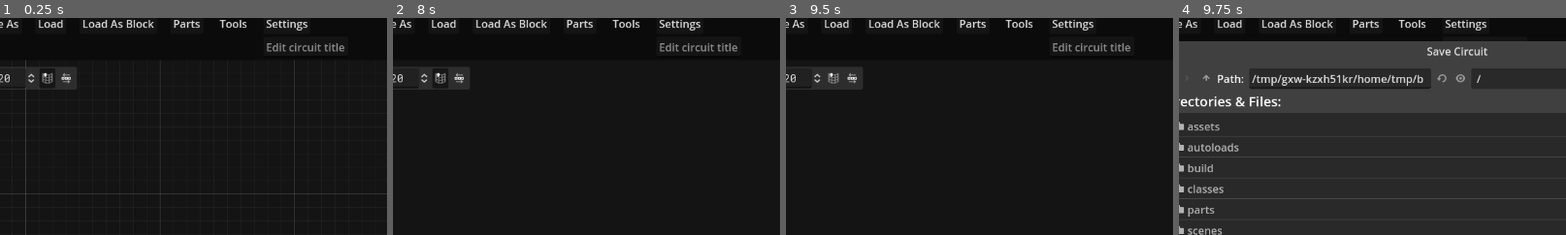
Above: before the commit, frames 1-4 (left to right).
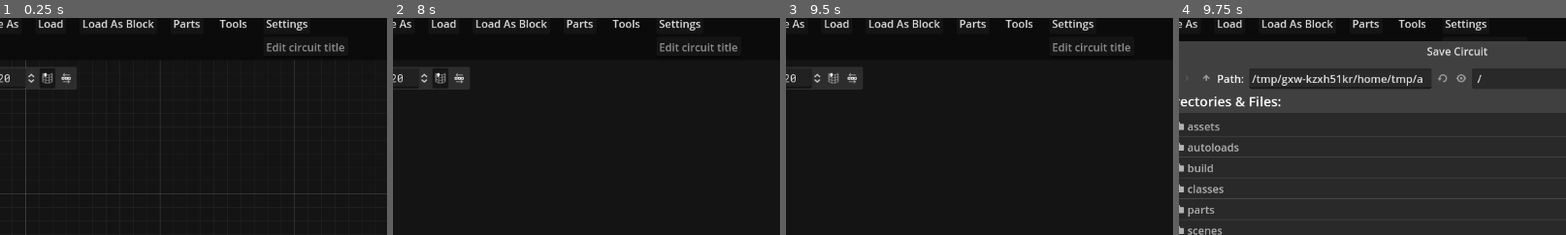
Above: after the commit, the same moments.

Repository: andrew-wilkes/logic-simulator-2
Game: Godot game, scene res://main.tscn
Same seed, same stepped clock (60 frames per second), same inputs: the game is played once before the commit and once after it.
Inputs (mouse positions are % of the whole screen's width and height, from its top left):
- Up to frame 1 (0.25 s): no input
- Up to frame 2 (8 s): click (53, 8) at 0.52 s; type "Alex" at 0.6 s; click "New" at 1.25 s; click "New" at 2 s; click "Parts" at 2.75 s; click "Tools" at 3.5 s; click "Learn" at 4.25 s; click (2, 15) at 5 s; click (7, 15) at 5.75 s; click (10, 15) at 6.5 s; click (12, 15) at 7.25 s
- Up to frame 3 (9.5 s): click (20, 15) at 8 s; click (23, 15) at 8.75 s
- Up to frame 4 (9.75 s): click "Save" at 9.5 s
The pictures show only the part of the screen within x 14-64%, y 1-51%; the shares and areas given below are measured in that part.

Frames 1-3 are identical in both runs. In frame 4, 0.1% of the frame differs, in the area x 61-79%, y 25-30%.

Commit message:
Use Rich Text label for Disassembler output

Diff:
--- a/src/scenes/disassembler.gd
+++ b/src/scenes/disassembler.gd
@@ -47,7 +47,7 @@
 					elif a_value == 0x6000:
 						instructions.append("@KBD // 0x%04x" % [a_value])
 					else:
-						instructions.append("@%d // 0x%04x %s" % [a_value, a_value, char(next_var_symbol)])
+						instructions.append("@%d // 0x%04x var = %s" % [a_value, a_value, char(next_var_symbol)])
 						next_var_symbol += 1
 			var cinst = [ "", "M", "D", "MD", "A", "AM", "AD", "AMD" ][dest]
 			if dest > 0:
@@ -60,6 +60,7 @@
 	var lines = PackedStringArray()
 	address = 0
 	var format = "%-" + str(INDENT_WIDTH) + "d%s"
+	lines.append("Address Instruction") # Improve this later
 	for instr in instructions:
 		if labels.has(address):
 			lines.append(labels[address])
